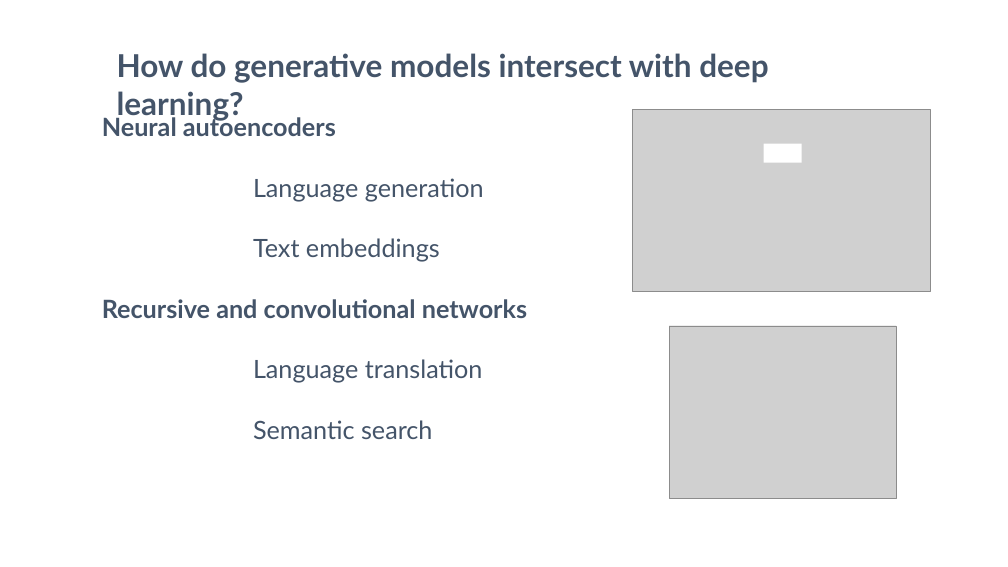
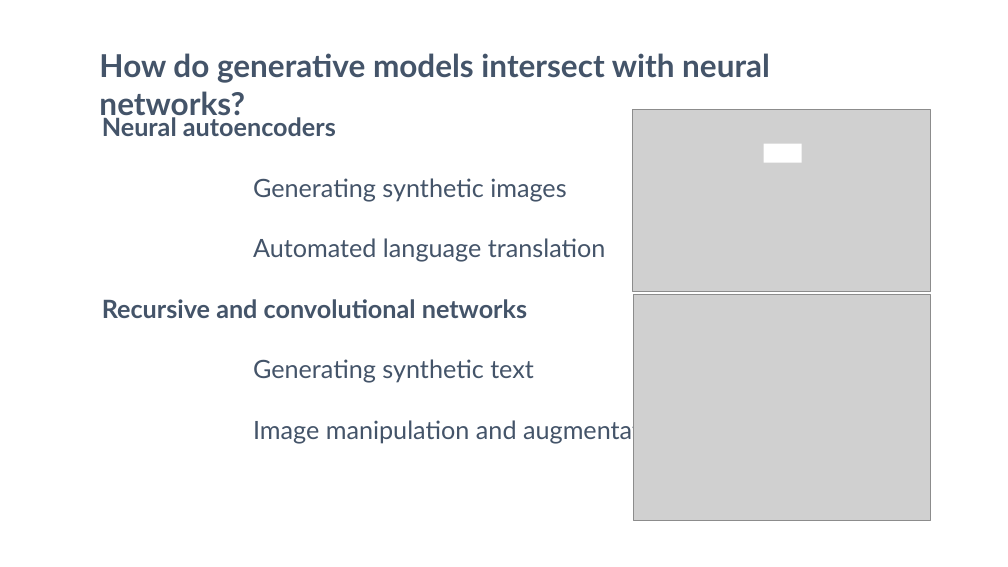
Before and after one commit to ChristopherGruber/Generative_Models, a slide deck: slide 6 of Generative_Models.odp. Drawn at 1008x567 pixels with LibreOffice and Linux fonts; fonts in the diff are those of the drawing; grey boxes stand for pictures. Boxes give left, top, right and bottom in pixels: in the first picture for what was removed or moved away, otherwise in the second. Text is boxed around its words. In the diff, an @@ line names an element or a change of style, - is before the commit and + after.

```diff
--- a/Generative_Models.odp
+++ b/Generative_Models.odp
@@ text at (99, 53, 770, 121): text changed @@
-How do generative models intersect with deep learning?
+How do generative models intersect with neural networks?
@@ text at (253, 178, 606, 262): text changed @@
-Language generation
-Text embeddings
+Generating synthetic images
+Automated language translation
@@ picture: place and size @@
-picture at (669, 326, 896, 499)
+picture at (634, 295, 930, 521)
@@ text at (253, 359, 676, 443): text changed @@
-Language translation
-Semantic search
+Generating synthetic text
+Image manipulation and augmentation
```
Also in this commit, not shown: 3 other slides changed, 1 slide added, 1 slide removed, 5 other files.
